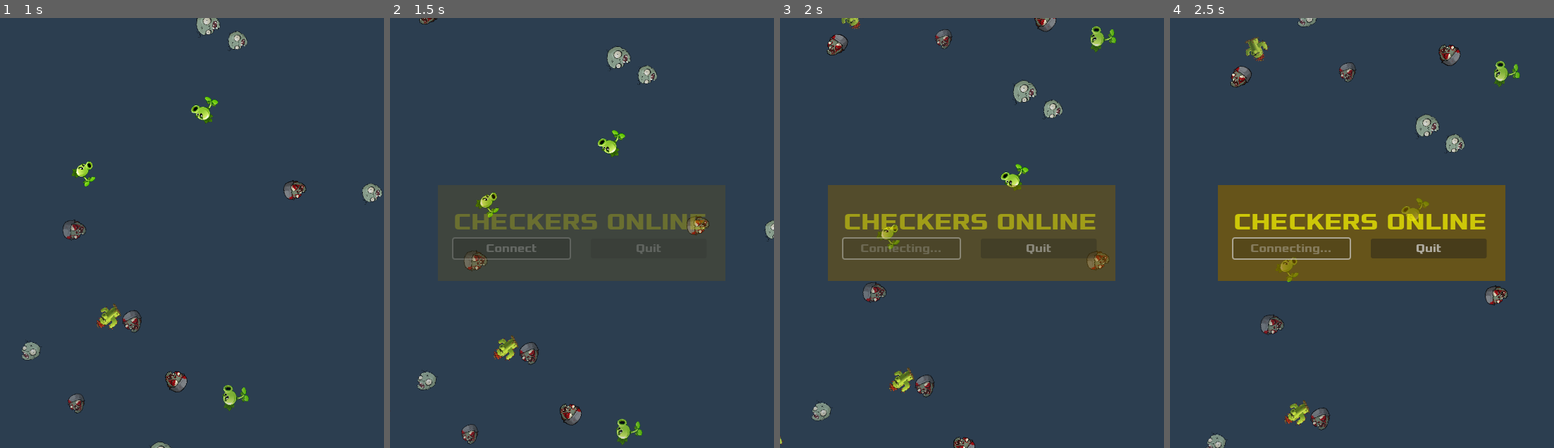
Above: before the commit, frames 1-4 (left to right).
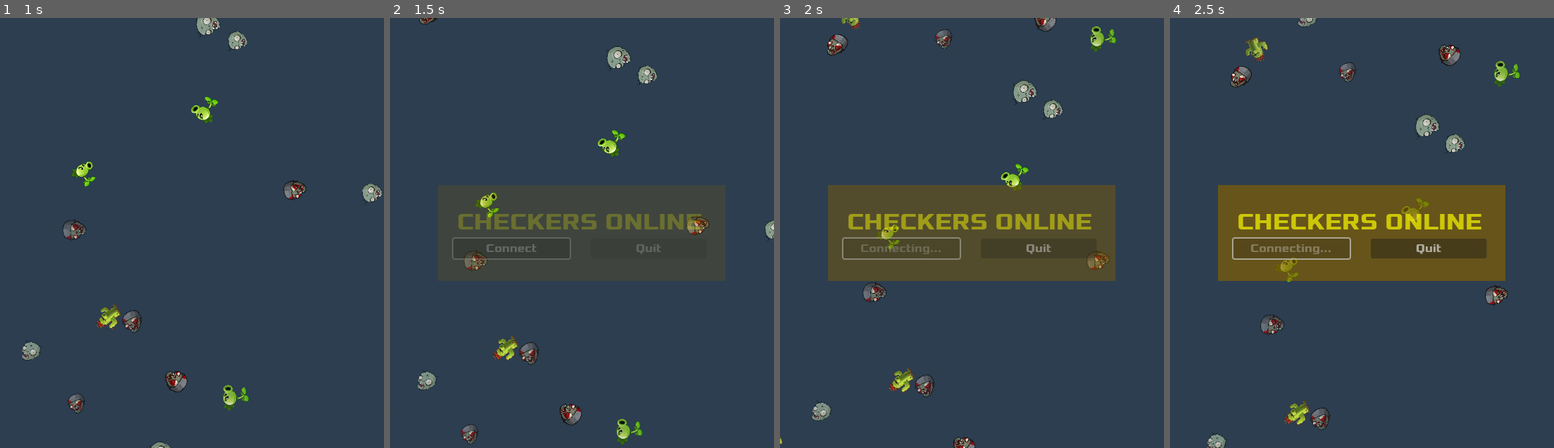
Above: after the commit, the same moments.

Repository: Luca-Milioli/Checkers
Game: Godot game, scene res://scenes/main.tscn
Same seed, same stepped clock (60 frames per second), same inputs: the game is played once before the commit and once after it.
Inputs (mouse positions are in pixels of both pictures, inside the frame that each line leads up to):
- Up to frame 1 (1 s): move the mouse to (276, 211) at 0.52 s; click (276, 211) at 0.67 s
- Up to frame 2 (1.5 s): move the mouse to (505, 254) at 1.27 s; click (505, 254) at 1.42 s
- Up to frame 3 (2 s): no input
- Up to frame 4 (2.5 s): move the mouse to (1400, 138) at 2.02 s; click (1400, 138) at 2.17 s

Frame 1 is identical in both runs. In frame 2, 0.6% of the frame differs, in the area x 16-83%, y 45-50%; in frame 3, 0.8%; in frame 4, 0.8%.

Commit message:
final commit

Diff:
--- a/checkers/project.godot
+++ b/checkers/project.godot
@@ -12,7 +12,7 @@
 
 config/name="Checkers"
 run/main_scene="res://scenes/main.tscn"
-config/features=PackedStringArray("4.3", "Mobile")
+config/features=PackedStringArray("4.4", "Mobile")
 boot_splash/fullsize=false
 config/icon="res://icon.svg"
 
--- a/checkers/scenes/player.tscn
+++ b/checkers/scenes/player.tscn
@@ -1,11 +1,12 @@
 [gd_scene load_steps=2 format=3 uid="uid://b53hwusjwh0mi"]
 
-[ext_resource type="Script" path="res://scripts/player_plus_timer.gd" id="1_cqyol"]
+[ext_resource type="Script" uid="uid://dje5r8lj42y5i" path="res://scripts/player_plus_timer.gd" id="1_cqyol"]
 
 [node name="PlayerPlusTimer" type="Node"]
 script = ExtResource("1_cqyol")
 
 [node name="Updater" type="Timer" parent="."]
 wait_time = 0.1
+ignore_time_scale = true
 
 [connection signal="timeout" from="Updater" to="." method="_on_updater_timeout"]
--- a/checkers/scenes/transition_circle.tscn
+++ b/checkers/scenes/transition_circle.tscn
@@ -1,10 +1,25 @@
 [gd_scene load_steps=7 format=3 uid="uid://bda4oc4vppndf"]
 
-[ext_resource type="Shader" path="res://shaders/circle.gdshader" id="1_s1vby"]
+[ext_resource type="Shader" uid="uid://dwqblyr6jts20" path="res://shaders/circle.gdshader" id="1_s1vby"]
 
 [sub_resource type="ShaderMaterial" id="ShaderMaterial_foo3c"]
 shader = ExtResource("1_s1vby")
 shader_parameter/circle_size = 0.0
+
+[sub_resource type="Animation" id="Animation_qrgts"]
+length = 0.001
+tracks/0/type = "value"
+tracks/0/imported = false
+tracks/0/enabled = true
+tracks/0/path = NodePath(".:material:shader_parameter/circle_size")
+tracks/0/interp = 1
+tracks/0/loop_wrap = true
+tracks/0/keys = {
+"times": PackedFloat32Array(0),
+"transitions": PackedFloat32Array(1),
+"update": 0,
+"values": [0.0]
+}
 
 [sub_resource type="Animation" id="Animation_reh2k"]
 resource_name = "fade_in"
@@ -19,21 +34,6 @@
 "transitions": PackedFloat32Array(1, 1),
 "update": 0,
 "values": [0.0, 1.0]
-}
-
-[sub_resource type="Animation" id="Animation_qrgts"]
-length = 0.001
-tracks/0/type = "value"
-tracks/0/imported = false
-tracks/0/enabled = true
-tracks/0/path = NodePath(".:material:shader_parameter/circle_size")
-tracks/0/interp = 1
-tracks/0/loop_wrap = true
-tracks/0/keys = {
-"times": PackedFloat32Array(0),
-"transitions": PackedFloat32Array(1),
-"update": 0,
-"values": [0.0]
 }
 
 [sub_resource type="Animation" id="Animation_uchjm"]
@@ -53,9 +53,9 @@
 
 [sub_resource type="AnimationLibrary" id="AnimationLibrary_uq4x6"]
 _data = {
-"RESET": SubResource("Animation_qrgts"),
-"fade_in": SubResource("Animation_reh2k"),
-"fade_out": SubResource("Animation_uchjm")
+&"RESET": SubResource("Animation_qrgts"),
+&"fade_in": SubResource("Animation_reh2k"),
+&"fade_out": SubResource("Animation_uchjm")
 }
 
 [node name="TransitionCircle" type="ColorRect"]
@@ -68,5 +68,5 @@
 
 [node name="Transition" type="AnimationPlayer" parent="."]
 libraries = {
-"": SubResource("AnimationLibrary_uq4x6")
+&"": SubResource("AnimationLibrary_uq4x6")
 }
--- a/checkers/scenes/winner.tscn
+++ b/checkers/scenes/winner.tscn
@@ -4,7 +4,7 @@
 
 [sub_resource type="LabelSettings" id="LabelSettings_c53yo"]
 font = ExtResource("1_ciejl")
-font_size = 33
+font_size = 32
 font_color = Color(1, 1, 0, 1)
 
 [node name="WinnerControl" type="Control"]
--- a/checkers/scripts/main.gd
+++ b/checkers/scripts/main.gd
@@ -95,11 +95,14 @@
 	$VBoxContainer/BoardWrapper.scale = Vector2(1, -1)
 	$VBoxContainer/BoardWrapper.position.y += $VBoxContainer/BoardWrapper.size.y
 
-	self.gui.flip()
 
 	var tmp = $VBoxContainer/BotHUD/Player1.text
 	$VBoxContainer/BotHUD/Player1.text = $VBoxContainer/TopHUD/Player2.text
 	$VBoxContainer/TopHUD/Player2.text = tmp
+
+	var tmp2 = self.player1.get_time_left()
+	self.player1.set_time_left(self.player2.get_time_left())
+	self.player2.set_time_left(tmp2)
 
 	var timer1 = self.player1.get_child(0)
 	self.player1.remove_child(timer1)
@@ -108,6 +111,11 @@
 	self.player1.add_child(timer2)
 	self.player2.add_child(timer1)
 
+	_on_player_1_update_label()
+	_on_player_2_update_label()
+
+	self.gui.flip()
+
 @rpc("authority")
 func _receive_white_assignment(is_server_white: bool):
 	_assign_colors(is_server_white)
@@ -120,7 +128,7 @@
 	$VBoxContainer/BotHUD/Player1Timer.text = self.player1.format_time()
 
 	self.player2.inizialize("Zombies", 12, false, false)
-	self.player2.set_time_left(60)
+	self.player2.set_time_left(6)
 	$VBoxContainer/TopHUD/Player2.text = self.player2.get_ign()
 	$VBoxContainer/TopHUD/Player2Timer.text = self.player2.format_time()
 
@@ -150,15 +158,15 @@
 	match winner:
 		1:
 			if my_id == self.player1.get_peer_id():
-				winnertext = "you won!"
+				winnertext = "You won!"
 			else:
-				winnertext = "you lost!"
+				winnertext = "You lost!"
 			$Win.play()
 		2:
 			if my_id == self.player2.get_peer_id():
-				winnertext = "you won!"
+				winnertext = "You won!"
 			else:
-				winnertext = "you lost!"
+				winnertext = "You lost!"
 			$Win.play()
 		_:
 			winnertext = "Draw"
@@ -244,7 +252,6 @@
 @rpc("any_peer", "reliable")
 func _set_player_ready(peer_id: int) -> void:
 	self.players_ready[peer_id] = true
-	print("Giocatore %d è pronto. Giocatori pronti: %s" % [peer_id, str(players_ready)])
 
 	_check_all_ready()
 
@@ -253,7 +260,6 @@
 	var my_id = my_multiplayer.multiplayer.get_unique_id()
 	var total_players = connected_peers.size() + 1  # +1 per il giocatore locale
 
-	print("Controllo ready: %d/%d giocatori pronti" % [players_ready.size(), total_players])
 
 	if players_ready.size() >= total_players:
 		self.players_ready = {} # reset for next game
--- a/checkers/scripts/multiplayer_manager.gd
+++ b/checkers/scripts/multiplayer_manager.gd
@@ -4,8 +4,8 @@
 signal peer_disconnected_signal(id)
 signal all_peers_connected
 
-const ip = "127.0.0.1"
-const port = 12345
+var ip
+var port
 
 var peer: ENetMultiplayerPeer
 var host : bool = false
@@ -14,13 +14,30 @@
 var connection_attempted : bool = false
 
 func _ready():
+	var config = ConfigFile.new()
+
+	# WINDOWS C:\Users\<TuoNomeUtente>\AppData\Roaming\Godot\app_userdata\<NomeProgetto>\
+	# LINUX /home/<tuo_utente>/.local/share/godot/app_userdata/<NomeProgetto>/
+	# IOS /var/mobile/Containers/Data/Application/<UUID>/Documents/
+	# ANDROID /sdcard/Android/data/org.godotengine.tuo_gioco/files/config.cfg
+
+	var path = "user://config.cfg"
+	if not FileAccess.file_exists(path):
+		var file = FileAccess.open(path, FileAccess.WRITE)
+		file.store_line("ip=127.0.0.1")
+		file.store_line("port=12345")
+		file.close()
+	if config.load(path) != OK:
+		print("Error in config file opening")
+		return
+	self.ip = config.get_value("network", "ip", "127.0.0.1") # default is localhost
+	self.port = config.get_value("network", "port", 12345) # default is 12345
 	self.peer = ENetMultiplayerPeer.new()
 
 func is_host():
 	return self.host
 
 func connection():
-	print("Tentativo di connessione come client...")
 	connection_attempted = true
 
 	$Connecting.start()
@@ -28,7 +45,7 @@
 	# Prova a connettersi come client
 	var result = self.peer.create_client(ip, port)
 	if result != OK:
-		print("Errore nella creazione del client: ", result)
+		print("Client error: becoming server", result)
 		_fallback_to_server()
 		return
 
@@ -43,42 +60,36 @@
 func _on_peer_connected(id):
 	$Connecting.stop()
 	if host:
-		print("Peer connesso con ID:", id)
+		print("Peer connected. ID:", id)
 		connected_peers.append(id)
 		# Emetti il segnale quando abbiamo abbastanza giocatori
 		if connected_peers.size() >= (max_players - 1):
-			print("Tutti i peer sono connessi, emetto peer_ready")
 			emit_signal("peer_ready")
 			emit_signal("all_peers_connected")
 	else:
-		print("Client: peer connesso con ID:", id)
+		print("Peer connected. ID:", id)
 		emit_signal("peer_ready")
 		emit_signal("all_peers_connected")
 
 func _on_peer_disconnected(id):
-	print("Peer disconnesso con ID:", id)
+	print("Peer disconnected. ID:", id)
 	connected_peers.erase(id)
 	emit_signal("peer_disconnected_signal", id)
 
 func _on_connected_to_server():
 	$Connecting.stop()
-	print("Connesso al server come client")
 	emit_signal("peer_ready")
 
 func _on_connection_failed():
-	print("Connessione al server fallita")
 	$Connecting.stop()
 	_fallback_to_server()
 
 func _on_connecting_timeout() -> void:
-	print("Timeout connessione - fallback a server")
 	_fallback_to_server()
 
 func _fallback_to_server():
 	if host:  # Se già siamo server, non fare nulla
 		return
-
-	print("Diventando server...")
 
 	# Pulisci la connessione precedente
 	_cleanup_connection()
@@ -88,10 +99,9 @@
 	var result = self.peer.create_server(port, max_players)
 
 	if result != OK:
-		print("Errore nella creazione del server: ", result)
+		print("Error in server creation: ", result)
 		return
 
-	print("Server avviato su porta %d" % port)
 	self.host = true
 
 	# Configura il multiplayer per il server
Not shown, changed: checkers/art/fonts/architect-s-daughter/ArchitectsDaughter.ttf.import
Not shown, changed: checkers/art/fonts/cmu-typewriter/Typewriter/cmunit.ttf.import
Not shown, changed: checkers/art/fonts/cmu-typewriter/Typewriter/cmuntb.ttf.import
Not shown, changed: checkers/art/fonts/cmu-typewriter/Typewriter/cmuntt.ttf.import
Not shown, changed: checkers/art/fonts/cmu-typewriter/Typewriter/cmuntx.ttf.import
Not shown, changed: checkers/art/fonts/connection/Connection.otf.import
Not shown, changed: checkers/art/fonts/connection/ConnectionBold.otf.import
Not shown, changed: checkers/art/fonts/connection_ii/ConnectionII.otf.import
Not shown, changed: checkers/art/fonts/droid-sans/DroidSans-Bold.ttf.import
Not shown, changed: checkers/art/fonts/droid-sans/DroidSans.ttf.import
Not shown, changed: checkers/art/fonts/kirifont/KiriFont.otf.import
Not shown, changed: checkers/art/fonts/kirifont/KiriFont.ttf.import
(and 44 more such lines)
